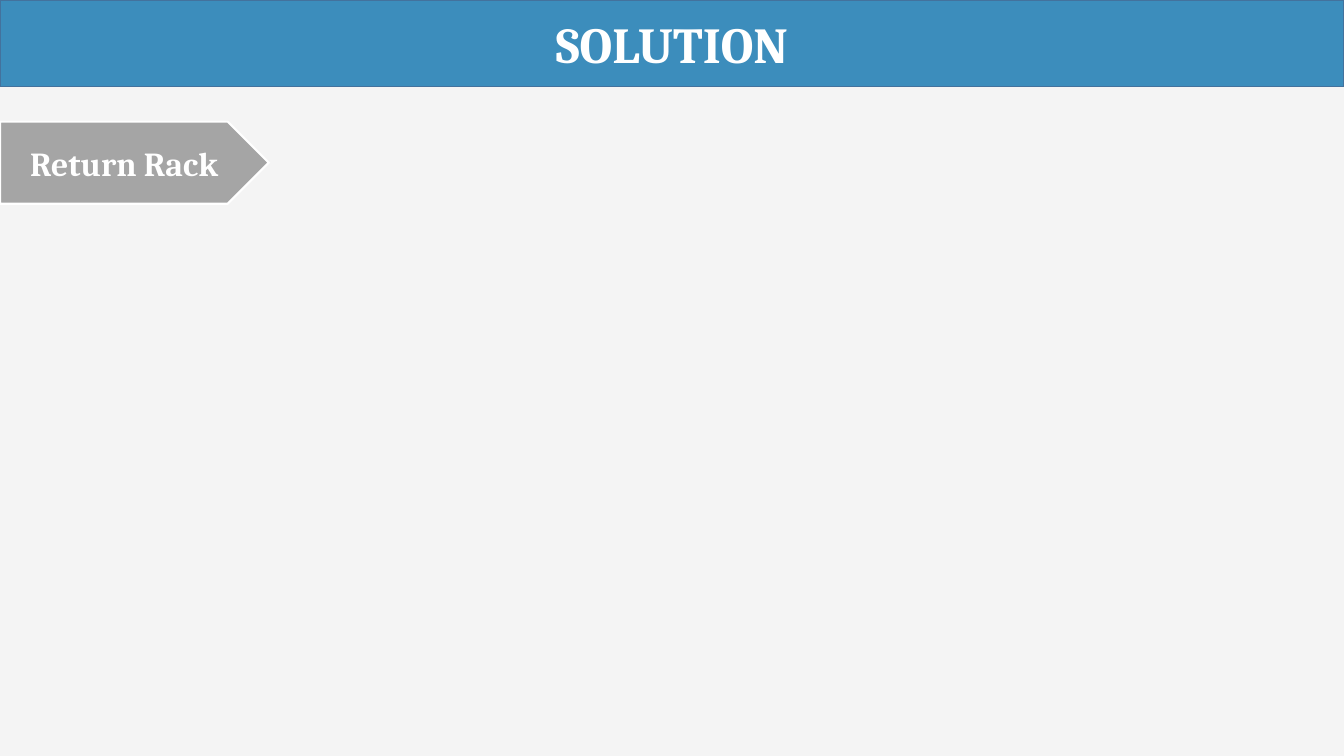
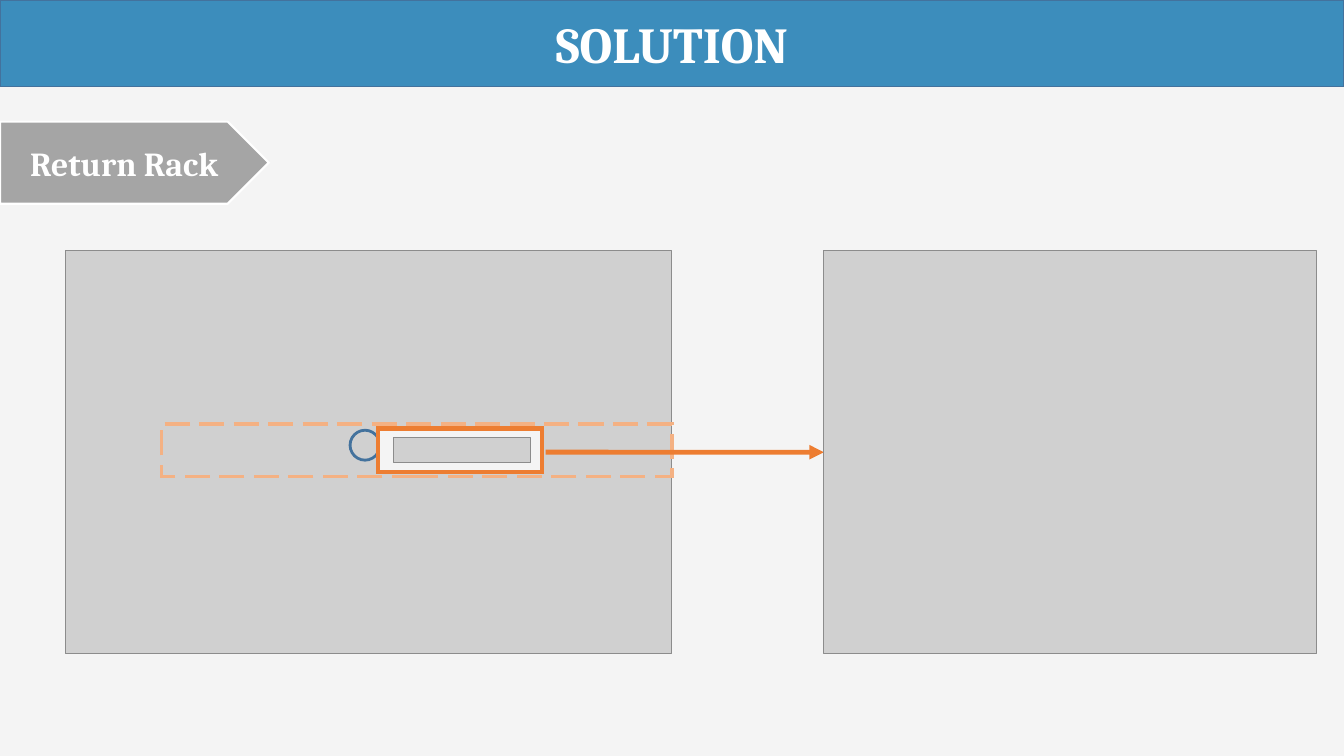
Before and after one commit to haltt051093/IMS-datacenter, a slide deck: slide 54 of Document/Presentation/IMS_20160408_Presentation.pptx (slide 44 before the commit). Drawn at 1344x756 pixels with LibreOffice and Linux fonts; fonts in the diff are those of the drawing; grey boxes stand for pictures. Boxes give left, top, right and bottom in pixels: in the first picture for what was removed or moved away, otherwise in the second. Text is boxed around its words. In the diff, an @@ line names an element or a change of style, - is before the commit and + after.

```diff
--- a/Document/Presentation/IMS_20160408_Presentation.pptx
+++ b/Document/Presentation/IMS_20160408_Presentation.pptx
@@ picture added at [66, 251, 673, 654] @@
@@ picture added at [824, 251, 1317, 654] @@
@@ rectangle added at [161, 424, 671, 477], outline #F4B183 2.25 pt dashed @@
@@ ellipse added at [350, 431, 380, 461], outline #43739E 2 pt @@
@@ rectangle added at [378, 429, 542, 472], fill #F4F4F4, outline #ED7D31 3 pt @@
@@ picture added at [393, 438, 530, 463] @@
@@ arrow added from (545, 453) to (824, 453), #ED7D31 3.5 pt @@
```
Also in this commit, not shown: 9 other slides changed, 12 slides added, 6 other files.
